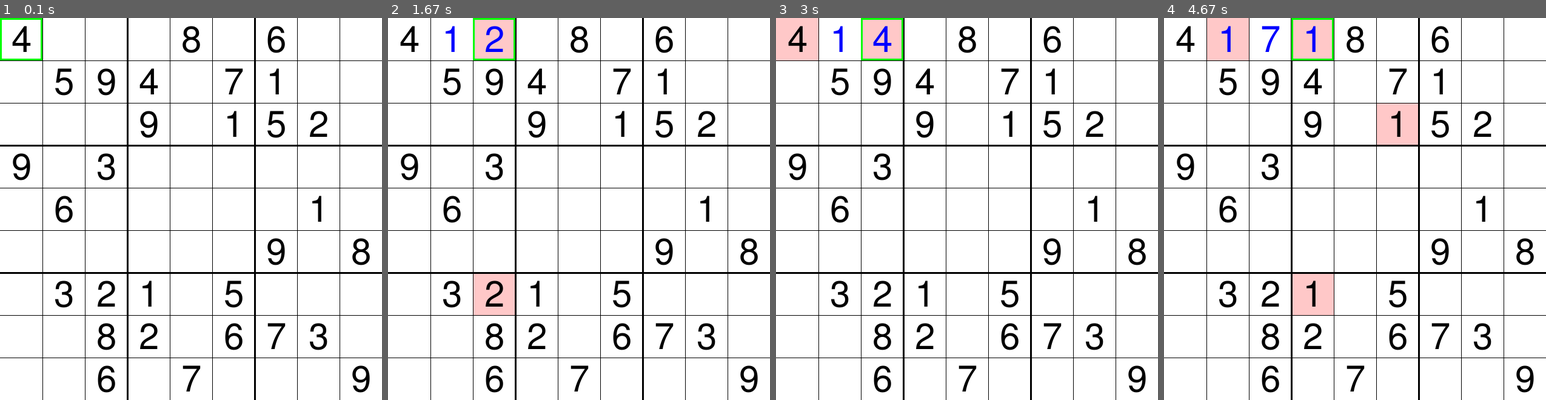
Above: before the commit, frames 1-4 (left to right).
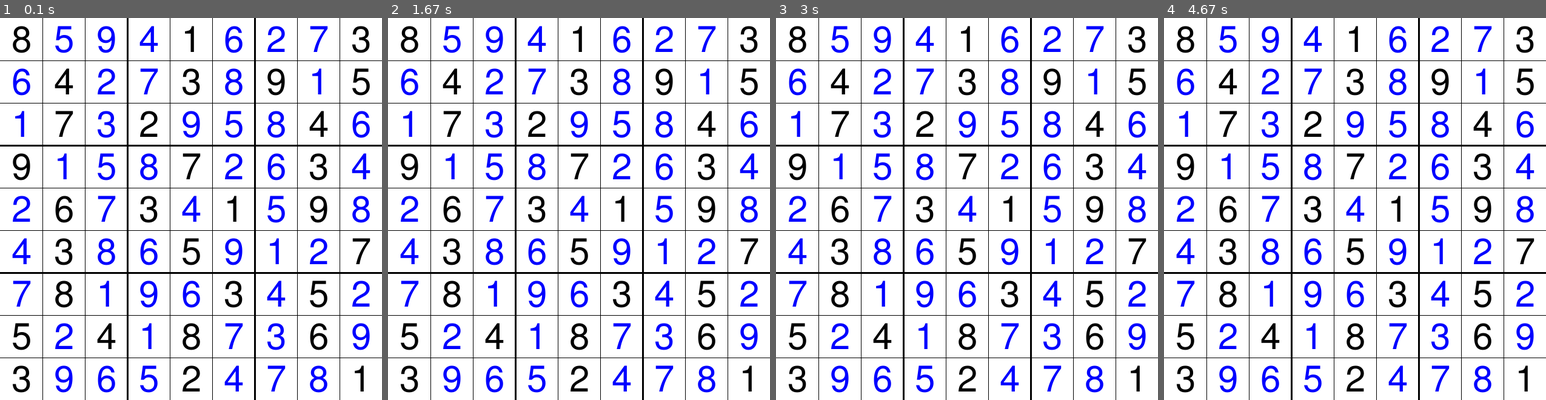
Above: after the commit, the same moments.

Repository: Falmouth-Games-Academy/m-course-materials
Game: pygame game, started from COMP702/09/sudoku_example_app/main.py
Two runs of this game, one before a commit and one after it. Both use one fixed random seed, a clock stepped at 60 frames per second and the inputs below.
Inputs:
- Up to frame 1 (0.1 s): no input
- Up to frame 2 (1.67 s): no input
- Up to frame 3 (3 s): no input
- Up to frame 4 (4.67 s): no input

The runs differ from the first frame. In frame 1, 13% of the frame differs, in the area x 0-97%, y 0-99%; in frame 2, 14%; in frame 3, 14%; in frame 4, 17%, in the area x 3-97%, y 0-99%.

Commit message:
Tweaks to slides

Diff:
--- a/COMP702/09/sudoku_example_app/main.py
+++ b/COMP702/09/sudoku_example_app/main.py
@@ -8,7 +8,7 @@
 
 def slow_sleep():
     pygame.display.flip()
-    time.sleep(0.5)
+    time.sleep(0.0)
     pygame.event.get()
 
 
@@ -23,8 +23,10 @@
         last_sleep_time = time.perf_counter()
 
 
-sleep = slow_sleep
+#sleep = slow_sleep
 #sleep = fast_sleep
+def sleep():
+    pass
 
 
 class Board:
@@ -226,7 +228,7 @@
     pygame.init()
     clock = pygame.time.Clock()
 
-    board = Board("puzzle_easy.txt")
+    board = Board("puzzle_hard.txt")
 
     window_width = 9 * tile_size
     window_height = 9 * tile_size
@@ -238,9 +240,9 @@
     board.draw(screen)
     pygame.display.flip()
 
-    solve_backtracking(screen, board, 0, 0)
+    #solve_backtracking(screen, board, 0, 0)
     #solve_constraint_propagation(screen, board)
-    #solve_combined(screen, board)
+    solve_combined(screen, board)
 
     board.draw(screen)
     pygame.display.flip()
Not shown, changed: COMP702/10/2019-20-COMP702-10-lecture-materials.pdf
Not shown, changed: COMP702/10/2019-20-COMP702-10-lecture-materials.pptx
